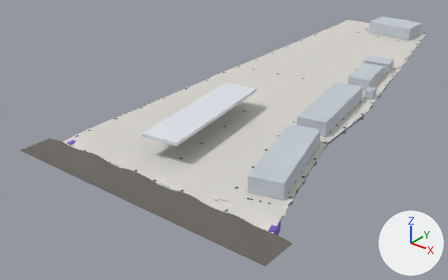
Renders of the glTF model portal-proposal/public/sites/models/1750.glb from each side of a commit.
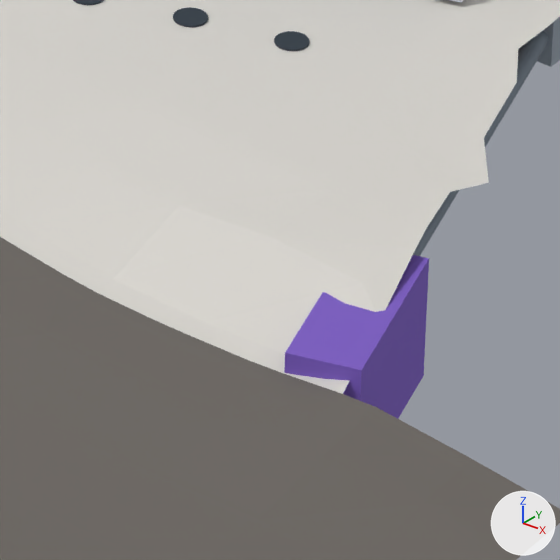
The first picture shows the older version from a 50 mm camera at (92.7, -167.6, 71.8) aimed at (-18.1, -29.2, -14.1). The close-ups show the older and then the newer version on the part from 55% to 65% of the width and 71% to 88% of the height of that picture. Only the edits that show in the close-ups are written down. Arrows for +X, +Y and +Z are at lower right; the lights stay in place. Where no turn or scale is listed for an object, it has been applied to the vertices.

The older version as bpy lines, for what is in view:
```python
me_mesh_196 = bpy.data.meshes.new('Mesh_196')
me_mesh_196.from_pydata(...)  # 8 vertices, 12 faces; spans x 32.0..34.4, y -78.46..-74.42, z -2.93..-0.43
me_mesh_196.materials.append(mat_oiltrap)  # purple #7c5cc4
me_mesh_214 = bpy.data.meshes.new('Mesh_214')
me_mesh_214.from_pydata(...)  # 2295 vertices, 4264 faces; spans x -34.0..34.0, y -78.0..78.0, z -1.0..0.0
me_mesh_214.materials.append(mat_siteground)  # light grey #d9d6d0
me_mesh_215 = bpy.data.meshes.new('Mesh_215')
me_mesh_215.from_pydata(...)  # 283 vertices, 433 faces; spans x -39.0..39.0, y -88.0..-78.5, z -1.2..-0.2
me_mesh_215.materials.append(mat_road)  # dark grey #6b6661
ob_forecourt_and_paving = bpy.data.objects.new('Forecourt and paving', me_mesh_214)
ob_forecourt_and_paving.location = (0.0, 0.0, 0.0)
ob_highway_side_and_entrances = bpy.data.objects.new('Highway side and entrances', me_mesh_215)
ob_highway_side_and_entrances.location = (0.0, 0.0, 0.0)
ob_oil_trap__3_chambers____south_east_corner = bpy.data.objects.new('Oil trap (3 chambers) · south-east corner', me_mesh_196)
ob_oil_trap__3_chambers____south_east_corner.location = (0.0, 0.0, 0.0)
# also in view: 'Site drain: east side to the south-east oil trap' at (17.2, 1.4, -0.8)
```
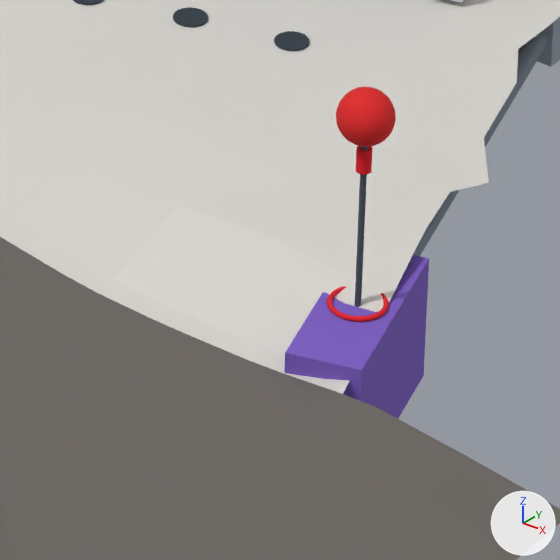
Pixel boxes (x1, y1, x2, y2) of what changed, in the close-ups (560 x 560 px):
'S2 · G2.1 · Existing sampling point.002', added (red)
    after: (336, 87, 396, 147)
'S2 · G2.1 · Existing sampling point', added
    after: (355, 146, 368, 307)
'S2 · G2.1 · Existing sampling point.003', added (red)
    after: (327, 286, 389, 322)
'S2 · G2.1 · Existing sampling point.001', added (red)
    after: (356, 146, 372, 175)

Diff of the bpy script that builds the scene:
```diff
--- a/portal-proposal/public/sites/models/1750.glb.py
+++ b/portal-proposal/public/sites/models/1750.glb.py
@@ mat_sampleg21 @@
+mat_sampleg21 = principled_material('sampleG21')
+mat_sampleg21.base_color = (0.799, 0.00605, 0.0176)  # red #e71224
+mat_sampleg21.roughness = 0.85
@@ mat_sampleexisting @@
+mat_sampleexisting = principled_material('sampleExisting')
+mat_sampleexisting.base_color = (0.745, 0.0144, 0.0144)  # red #e02020
+mat_sampleexisting.roughness = 0.85
@@ mat_samplepole @@
+mat_samplepole = principled_material('samplePole')
+mat_samplepole.base_color = (0.0704, 0.0908, 0.125)  # greyish blue #4b5563
+mat_samplepole.roughness = 0.85
@@ me_mesh_209_1 @@
+me_mesh_209_1.from_pydata(...)  # 192 vertices, 384 faces; spans x 32.65..33.75, y -76.99..-75.89, z -0.428..-0.342
+me_mesh_209_1.materials.append(mat_sampleg21)  # red #e71224
@@ me_mesh_208_1 @@
+me_mesh_208_1.from_pydata(...)  # a UV sphere (24 segments, 16 rings, poles along z) spanning x 32.68..33.72, y -76.96..-75.92, z 2.955..3.995
+me_mesh_208_1.materials.append(mat_sampleexisting)  # red #e02020
@@ me_mesh_207_1 @@
+me_mesh_207_1.from_pydata(...)  # a 16-sided cylinder along z spanning x 33.06..33.34, y -76.58..-76.3, z 2.375..2.825
+me_mesh_207_1.materials.append(mat_sampleg21)  # red #e71224
@@ me_mesh_206_1 @@
+me_mesh_206_1.from_pydata(...)  # 22 vertices, 40 faces; spans x 33.14..33.26, y -76.5..-76.38, z -0.43..2.97
+me_mesh_206_1.materials.append(mat_samplepole)  # greyish blue #4b5563
@@ ob_s2___g2_1___existing_sampling_point_003 @@
+ob_s2___g2_1___existing_sampling_point_003 = bpy.data.objects.new('S2 · G2.1 · Existing sampling point.003', me_mesh_209_1)
+ob_s2___g2_1___existing_sampling_point_003.location = (0.0, 0.0, 0.0)
@@ ob_s2___g2_1___existing_sampling_point_002 @@
+ob_s2___g2_1___existing_sampling_point_002 = bpy.data.objects.new('S2 · G2.1 · Existing sampling point.002', me_mesh_208_1)
+ob_s2___g2_1___existing_sampling_point_002.location = (0.0, 0.0, 0.0)
@@ ob_s2___g2_1___existing_sampling_point_001 @@
+ob_s2___g2_1___existing_sampling_point_001 = bpy.data.objects.new('S2 · G2.1 · Existing sampling point.001', me_mesh_207_1)
+ob_s2___g2_1___existing_sampling_point_001.location = (0.0, 0.0, 0.0)
@@ ob_s2___g2_1___existing_sampling_point @@
+ob_s2___g2_1___existing_sampling_point = bpy.data.objects.new('S2 · G2.1 · Existing sampling point', me_mesh_206_1)
+ob_s2___g2_1___existing_sampling_point.location = (0.0, 0.0, 0.0)
```
